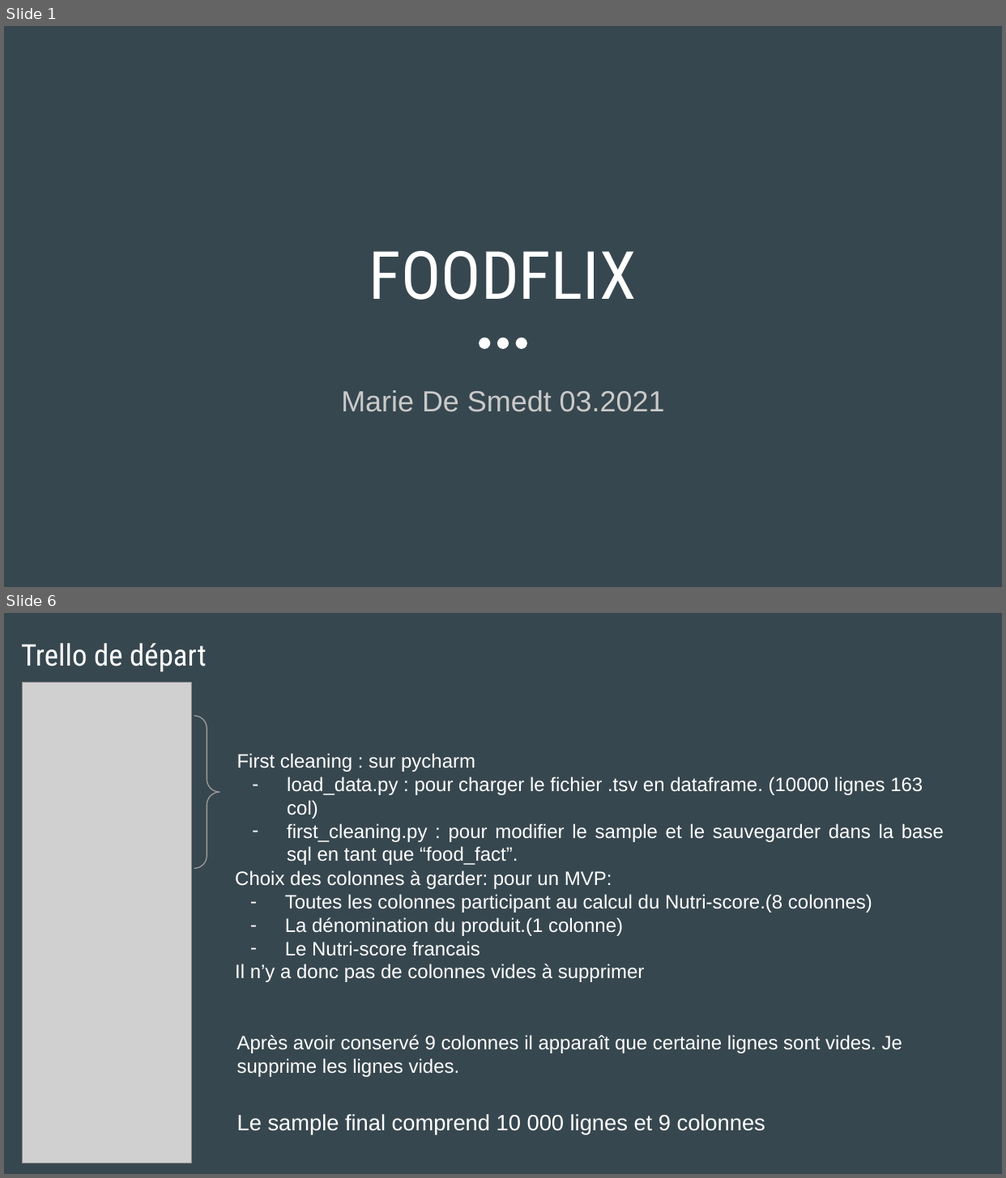
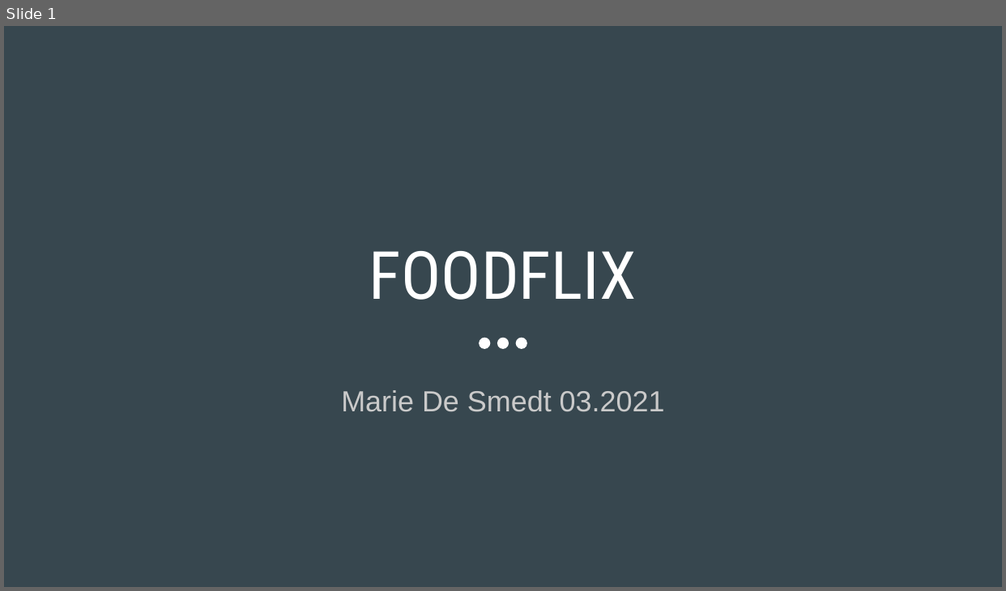
Before and after one commit to MarieDeSmedt/FoodFlix, a slide deck: FOODFLIX.pptx. Shown one above the other, each under a label of ours: slides 1 and 6 before the commit, slide 1 after it; the slides between them are not shown. The pictures are 1006x1178 and 1006x591 pixels, drawn with LibreOffice and Linux fonts; fonts in the diff are those of the drawing; grey boxes stand for pictures. Boxes give left, top, right and bottom in pixels: in the first picture for what was removed or moved away, otherwise in the second. Text is boxed around its words. In the diff, an @@ line names an element or a change of style, - is before the commit and + after.

```diff
--- a/FOODFLIX.pptx
+++ b/FOODFLIX.pptx
@@ slide 6 removed at bbox=[4, 613, 1002, 1174], background #37474F @@
@@ title removed at bbox=[21, 643, 206, 672] @@
-Trello de départ
@@ picture removed at bbox=[22, 682, 190, 1163] @@
@@ brace pair removed at bbox=[40, 716, 219, 868] @@
@@ text removed at bbox=[237, 753, 944, 865] @@
-First cleaning : sur pycharm
-– load_data.py : pour charger le fichier .tsv en dataframe. (10000 lignes 163 col)
-– first_cleaning.py : pour modifier le sample et le sauvegarder dans la base sql en tant que “food_fact”.
@@ text removed at bbox=[235, 871, 872, 982] @@
-Choix des colonnes à garder: pour un MVP:
-– Toutes les colonnes participant au calcul du Nutri-score.(8 colonnes)
-– La dénomination du produit.(1 colonne)
-– Le Nutri-score francais
-Il n’y a donc pas de colonnes vides à supprimer
@@ text removed at bbox=[237, 1035, 902, 1077] @@
-Après avoir conservé 9 colonnes il apparaît que certaine lignes sont vides. Je supprime les lignes vides.
@@ text removed at bbox=[237, 1114, 765, 1135] @@
-Le sample final comprend 10 000 lignes et 9 colonnes
```
Also in this commit, not shown: 4 slides changed, 6 slides added, 3 other slides removed.
